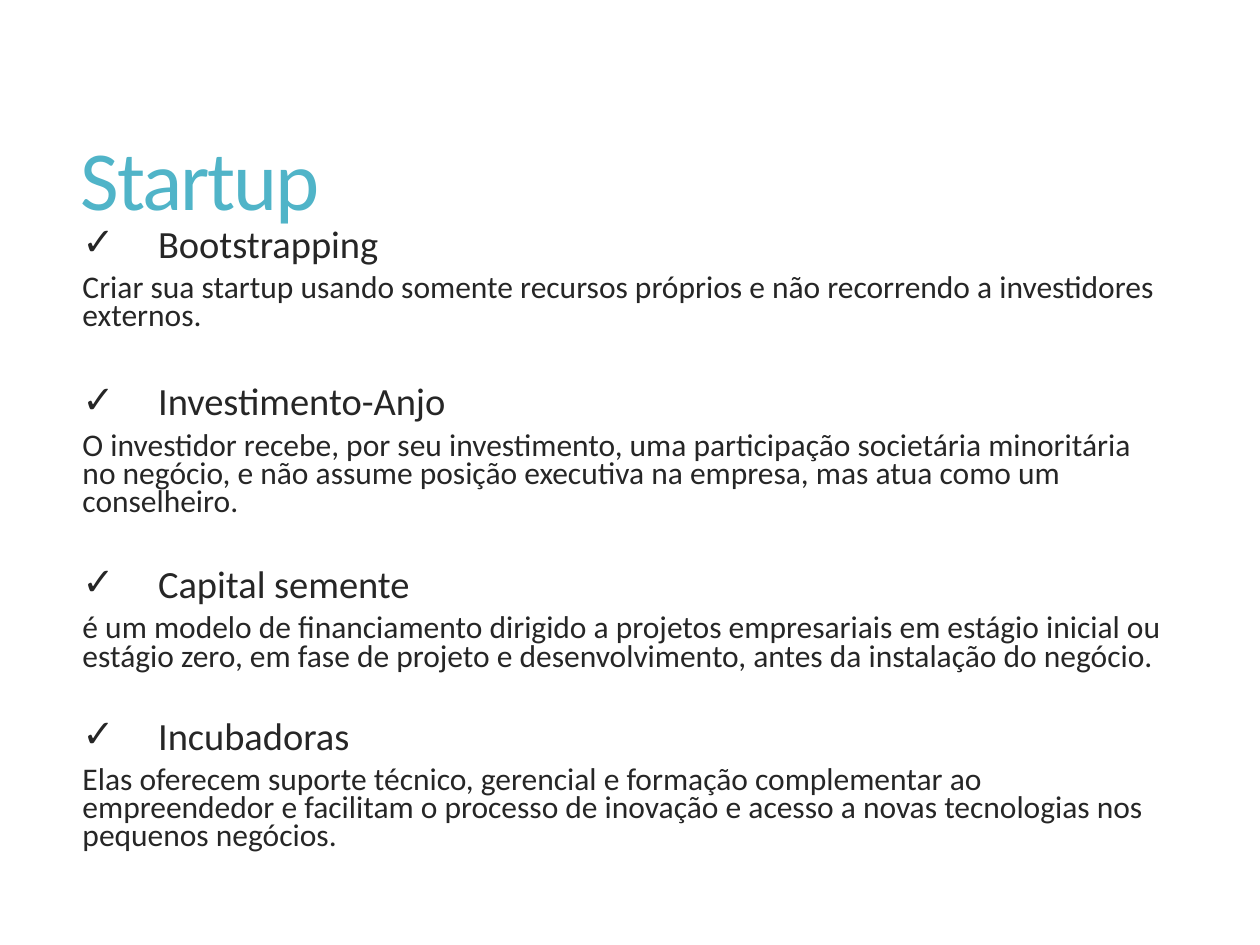
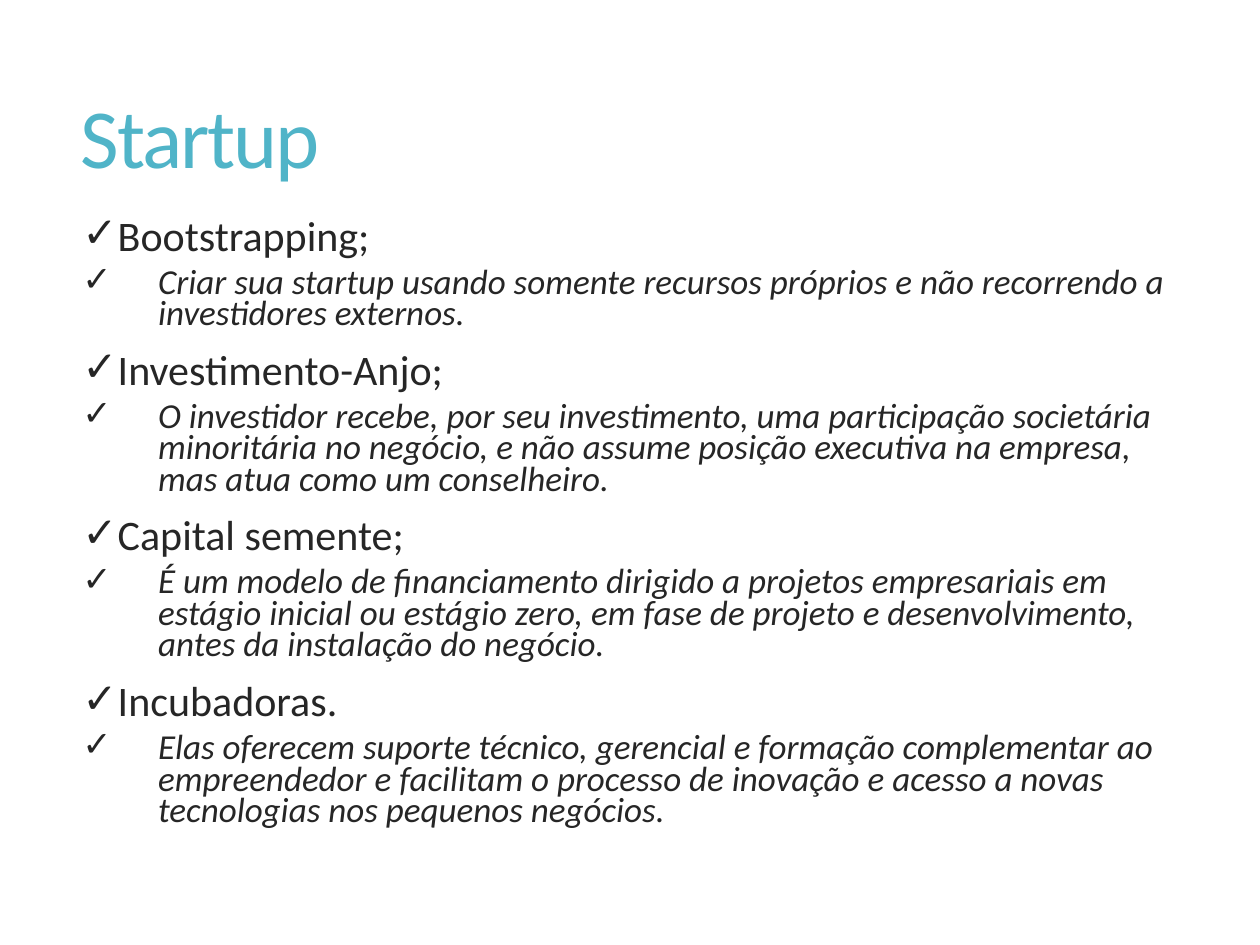
Before and after one commit to Elton-Garbin/TCC-2016, a slide deck: slide 13 of StartIdea/StartIdea.Docs/Apresentacao.pptx (slide 14 before the commit). Drawn at 1260x945 pixels with LibreOffice and Linux fonts; fonts in the diff are those of the drawing. Boxes give left, top, right and bottom in pixels: in the first picture for what was removed or moved away, otherwise in the second. Text is boxed around its words. In the diff, an @@ line names an element or a change of style, - is before the commit and + after.

```diff
--- a/StartIdea/StartIdea.Docs/Apresentacao.pptx
+++ b/StartIdea/StartIdea.Docs/Apresentacao.pptx
@@ title "Startup": place and size @@
-title "Startup" at box(81, 155, 320, 224)
+title "Startup" at box(81, 113, 320, 182)
@@ text "Bootstrapping;": place and size @@
-text "Bootstrapping;" at box(82, 231, 1160, 852)
+text "Bootstrapping;" at box(118, 222, 1164, 828)
@@ text at box(118, 222, 370, 259): text changed; size 22 to 24 pt @@
-    ✓ Bootstrapping
+✓ Bootstrapping;
@@ text at box(158, 269, 1164, 828): size 18 to 20 pt, italic on in "Criar sua startup usando somente recursos próprios ...", "O investidor recebe, por seu investimento, uma ...", "Elas oferecem suporte técnico, gerencial e formação ..."; bullet none to ✓; list level 4 to 3 in "Criar sua startup usando somente ..." @@
@@ text at box(118, 356, 443, 392): text changed; size 22 to 24 pt @@
-    ✓ Investimento-Anjo
+✓ Investimento-Anjo;
@@ text at box(118, 521, 1134, 717): text changed; size 18 to 20 pt; italic on @@
-    ✓ Capital semente
-    é um modelo de financiamento dirigido a projetos empresariais em estágio inicial ou estágio zero, em fase de projeto e desenvolvimento, antes da instalação do negócio.
-    ✓ Incubadoras
+✓ Capital semente;
+    ✓ É um modelo de financiamento dirigido a projetos empresariais em estágio inicial ou estágio zero, em fase de projeto e desenvolvimento, antes da instalação do negócio.
+✓ Incubadoras.
```
Also in this commit, not shown: 10 other slides changed, 2 slides added, 1 slide removed.
